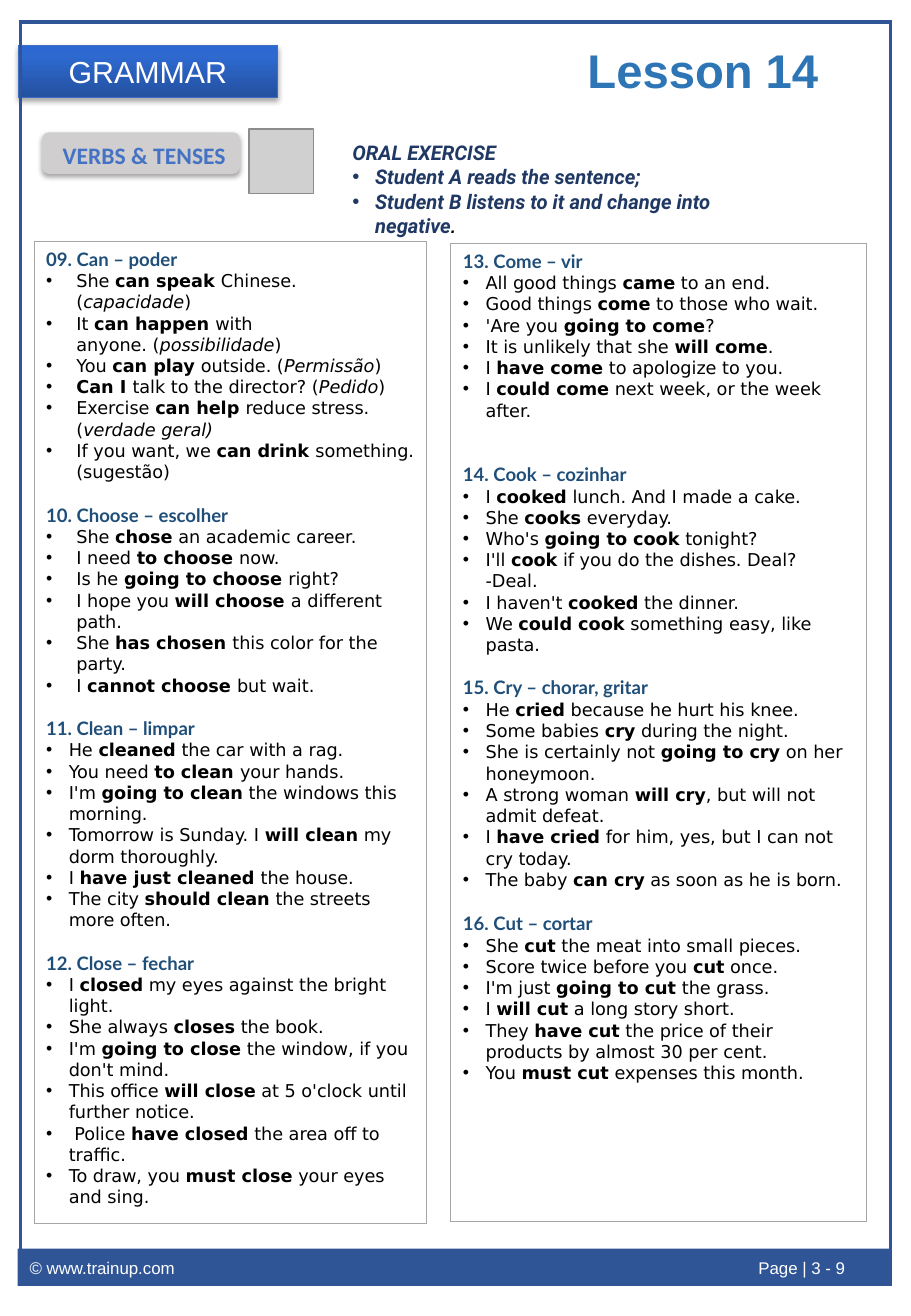
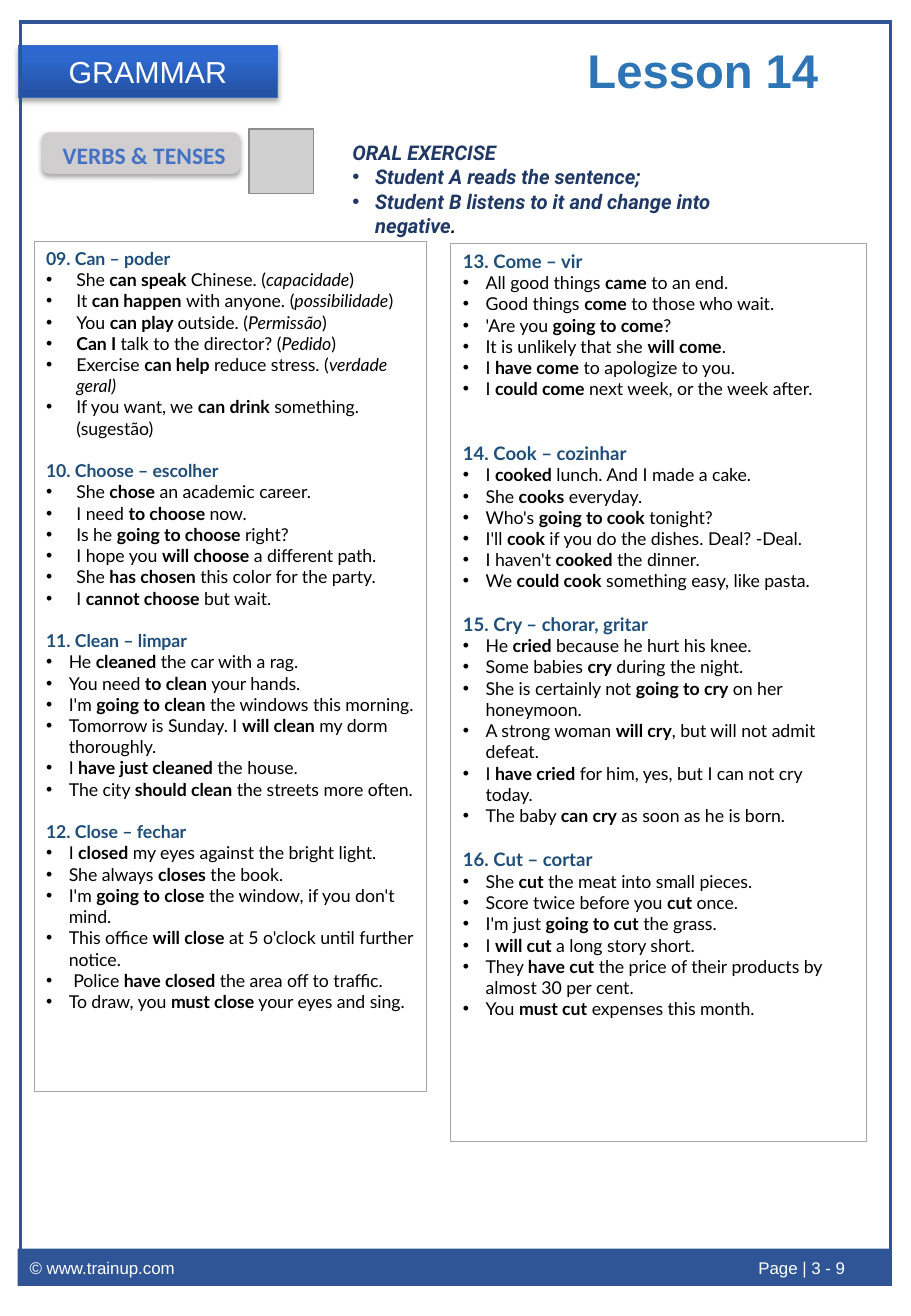
Before and after one commit to fernandori0715/trainup, a slide deck: slide 3 of content/lessons/Lesson_14/assets/lesson14_homework_student.pptx. Drawn at 911x1316 pixels with LibreOffice and Linux fonts; fonts in the diff are those of the drawing; grey boxes stand for pictures. Boxes give left, top, right and bottom in pixels: in the first picture for what was removed or moved away, otherwise in the second. Text is boxed around its words. In the diff, an @@ line names an element or a change of style, - is before the commit and + after.

```diff
--- a/content/lessons/Lesson_14/assets/lesson14_homework_student.pptx
+++ b/content/lessons/Lesson_14/assets/lesson14_homework_student.pptx
@@ rectangle "09. Can – poder": place and size @@
-rectangle "09. Can – poder" at (34, 242, 426, 1224)
+rectangle "09. Can – poder" at (34, 242, 426, 1091)
@@ rectangle "09. Can – poder" at (34, 242, 426, 1091): size 11 to 10.5 pt in "09. Can – poder", "10. Choose – escolher", "11. Clean – limpar", "12. Close – fechar"; font DejaVu Sans to Lato @@
@@ rectangle "13. Come – vir": place and size @@
-rectangle "13. Come – vir" at (451, 244, 866, 1222)
+rectangle "13. Come – vir" at (451, 244, 866, 1142)
@@ text in rectangle at (486, 276, 823, 1018): font DejaVu Sans to Lato @@
```
Also in this commit, not shown: 1 other slide changed, 27 other files.
